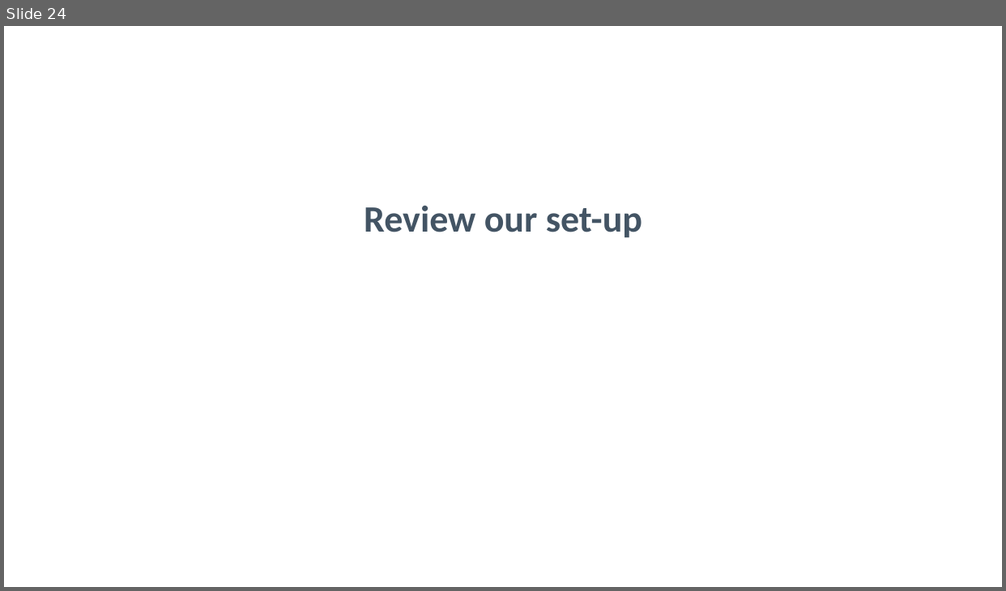
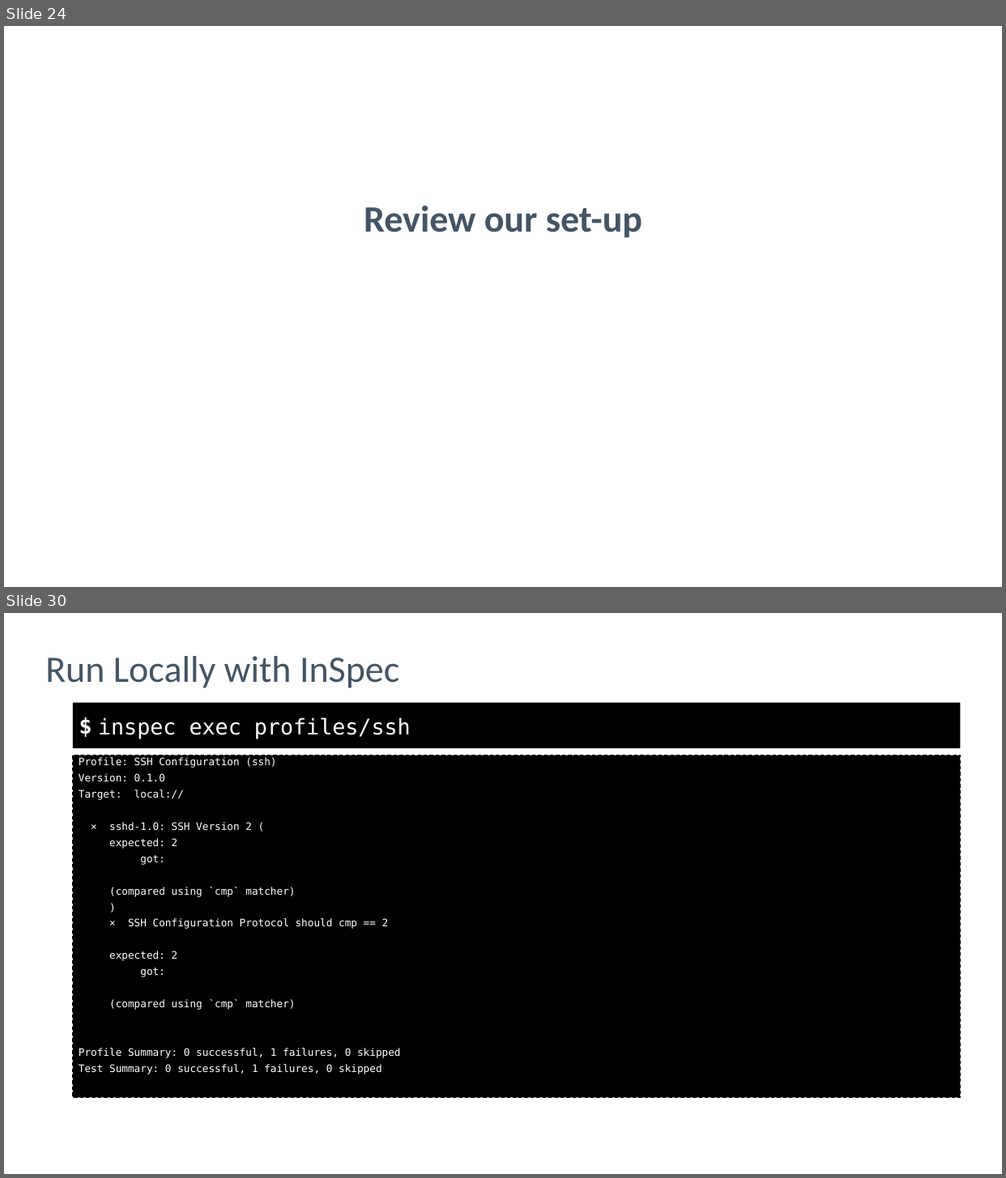
Before and after one commit to nathenharvey/introduction-to-inspec, a slide deck: powerpoint/Continuous-Compliance.pptx. Shown one above the other, each under a label of ours: slide 24 before the commit, slides 24 and 30 after it; the slides between them are not shown. The pictures are 1006x591 and 1006x1178 pixels, drawn with LibreOffice and Linux fonts; fonts in the diff are those of the drawing; background and template pictures are left out. Boxes give left, top, right and bottom in pixels: in the first picture for what was removed or moved away, otherwise in the second. Text is boxed around its words. In the diff, an @@ line names an element or a change of style, - is before the commit and + after.

```diff
--- a/powerpoint/Continuous-Compliance.pptx
+++ b/powerpoint/Continuous-Compliance.pptx
@@ slide 30 added at (4,613,1002,1174), background picture (left out) @@
@@ title added at (45,656,399,688), 43 pt, text #435464 @@
+Run Locally with InSpec
@@ rectangle added at (73,703,960,749), fill #000000, 25 pt, text #FFFFFF, bold @@
+$
@@ text added at (98,717,411,739), 25 pt, text #FFFFFF @@
+inspec exec profiles/ssh
@@ text added at (73,756,960,1097), fill #000000, outline #000000 1 pt dashed, 11.9 pt, text #FFFFFF @@
+Profile: SSH Configuration (ssh)
+Version: 0.1.0
+Target: local://
+× sshd-1.0: SSH Version 2 (
+expected: 2
+got:
+(compared using `cmp` matcher)
+)
+× SSH Configuration Protocol should cmp == 2
+expected: 2
+got:
+(compared using `cmp` matcher)
+Profile Summary: 0 successful, 1 failures, 0 skipped
+Test Summary: 0 successful, 1 failures, 0 skipped
```
Also in this commit, not shown: 11 other slides added.
